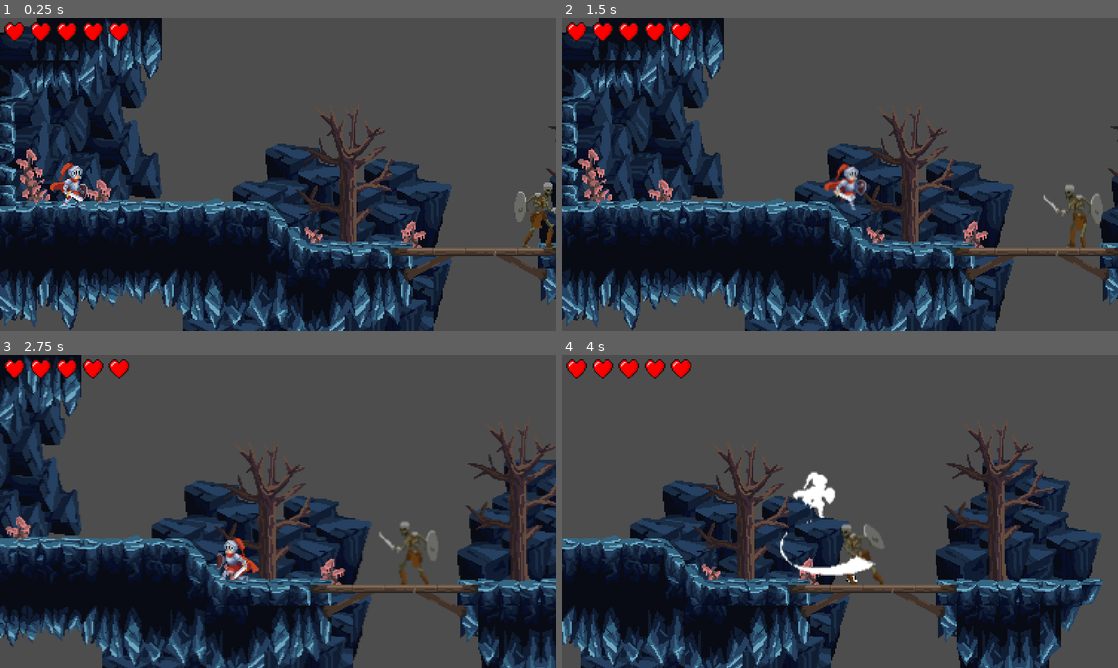
Above: before the commit, frames 1-4 (two rows, left to right).
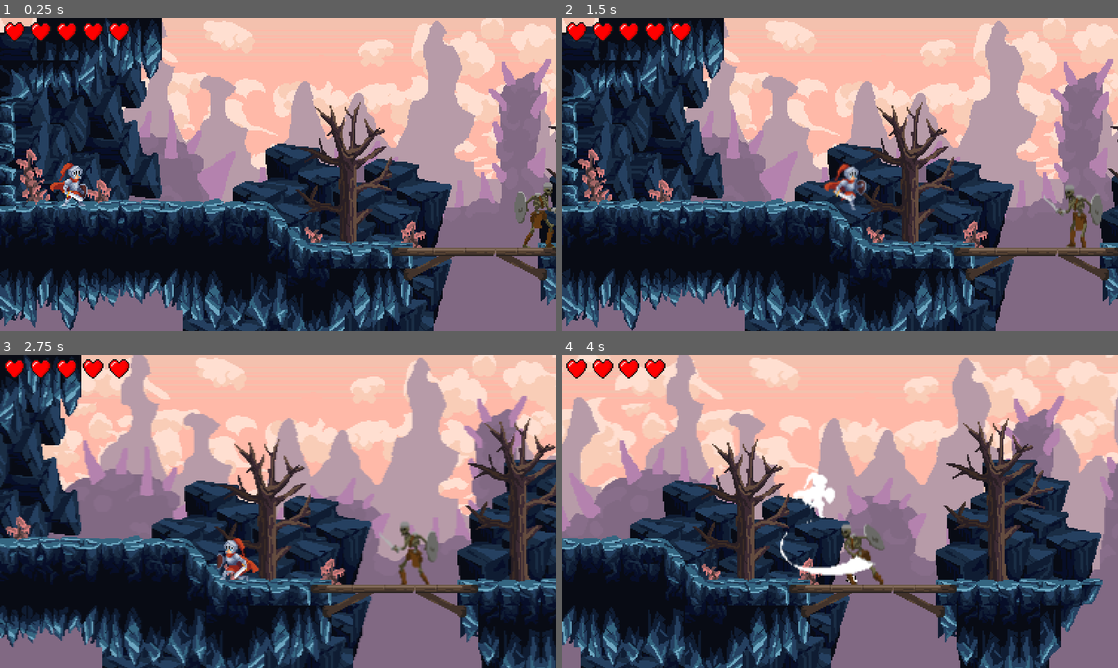
Above: after the commit, the same moments.

Repository: PITT1/Platform-game
Game: Godot game, scene res://world.tscn
Same seed, same stepped clock (60 frames per second), same inputs: the game is played once before the commit and once after it.
Inputs:
- Up to frame 1 (0.25 s): no input
- Up to frame 2 (1.5 s): hold Right (right) from 0.53 s (still down); tap C (atack) at 0.6 s; tap X (jump) at 0.77 s; tap Z (dash) at 1.35 s
- Up to frame 3 (2.75 s): tap X (jump) at 1.52 s; release Right (right) at 2.03 s; hold Left (left) from 2.03 s (still down); hold D (latch) from 2.03 s (still down)
- Up to frame 4 (4 s): release Left (left) at 2.78 s; release D (latch) at 2.78 s; hold Right (right) from 2.78 s (still down); tap Space (roll) at 2.85 s; tap X (jump) at 3.02, 3.77 s; hold A (run) from 3.53 s (still down)

The runs differ from the first frame. In frame 1, 46% of the frame differs, in the area x 0-100%, y 0-100%; in frame 2, 46%; in frame 3, 50%; in frame 4, 57%.

Commit message:
hud de vidas lista

Diff:
--- /dev/null
+++ b/lives_hud.gd
@@ -0,0 +1,26 @@
+extends Control
+@onready var heart: TextureRect = $CanvasLayer/HBoxContainer/TextureRect
+@onready var heartContainer: HBoxContainer = $CanvasLayer/HBoxContainer
+
+var heartsNum
+var heartChange
+
+# Called when the node enters the scene tree for the first time.
+func _ready() -> void:
+	heartsNum = get_parent().get_node("player/CharacterBody2D").lives
+	heartChange = heartsNum
+	for i in range(heartsNum - 1):
+		var new_heart = heart.duplicate()
+		new_heart.name = "Heart_" + str(i)
+		heartContainer.add_child(new_heart)
+
+# Called every frame. 'delta' is the elapsed time since the previous frame.
+func _process(delta: float) -> void:
+	heartChange = get_parent().get_node("player/CharacterBody2D").lives
+	if heartsNum == heartChange:
+		pass
+	else:
+		heartsNum = heartChange
+		var childrens = heartContainer.get_children()
+		heartContainer.remove_child(childrens[heartsNum])
+		print(childrens)
--- a/lives_hud.tscn
+++ b/lives_hud.tscn
@@ -1,12 +1,14 @@
-[gd_scene load_steps=2 format=3 uid="uid://dxftx0pehgckf"]
+[gd_scene load_steps=3 format=3 uid="uid://dxftx0pehgckf"]
 
 [ext_resource type="Texture2D" uid="uid://b4trce0xijr7d" path="res://images/live.png" id="1_3fu7o"]
+[ext_resource type="Script" path="res://lives_hud.gd" id="1_fr78x"]
 
 [node name="lives-HUD" type="Control"]
 layout_mode = 3
 anchors_preset = 0
 pivot_offset = Vector2(4, 12)
 size_flags_horizontal = 8
+script = ExtResource("1_fr78x")
 
 [node name="CanvasLayer" type="CanvasLayer" parent="."]
 
@@ -20,23 +22,3 @@
 texture_filter = 1
 layout_mode = 2
 texture = ExtResource("1_3fu7o")
-
-[node name="TextureRect2" type="TextureRect" parent="CanvasLayer/HBoxContainer"]
-texture_filter = 1
-layout_mode = 2
-texture = ExtResource("1_3fu7o")
-
-[node name="TextureRect3" type="TextureRect" parent="CanvasLayer/HBoxContainer"]
-texture_filter = 1
-layout_mode = 2
-texture = ExtResource("1_3fu7o")
-
-[node name="TextureRect4" type="TextureRect" parent="CanvasLayer/HBoxContainer"]
-texture_filter = 1
-layout_mode = 2
-texture = ExtResource("1_3fu7o")
-
-[node name="TextureRect5" type="TextureRect" parent="CanvasLayer/HBoxContainer"]
-texture_filter = 1
-layout_mode = 2
-texture = ExtResource("1_3fu7o")
--- a/player.tscn
+++ b/player.tscn
@@ -608,7 +608,7 @@
 idle = true
 walk = true
 falling = true
-lives = 3
+lives = 5
 jump_particles = ExtResource("2_lxma3")
 
 [node name="CollisionShape2D" type="CollisionShape2D" parent="CharacterBody2D"]
@@ -617,9 +617,9 @@
 
 [node name="AnimatedSprite2D" type="AnimatedSprite2D" parent="CharacterBody2D"]
 sprite_frames = SubResource("SpriteFrames_qlfpc")
-animation = &"attack3"
-frame = 5
-frame_progress = 1.0
+animation = &"walk"
+frame = 6
+frame_progress = 0.68515
 
 [node name="Camera2D" type="Camera2D" parent="CharacterBody2D"]
 limit_left = 100
--- a/project.godot
+++ b/project.godot
@@ -10,7 +10,7 @@
 
 [application]
 
-config/name="otro juego de prueba"
+config/name="Tiny brave"
 run/main_scene="res://world.tscn"
 config/features=PackedStringArray("4.3", "Mobile")
 config/icon="res://icon.svg"
--- a/world.tscn
+++ b/world.tscn
@@ -1311,7 +1311,6 @@
 position = Vector2(156, 118)
 
 [node name="ParallaxBackground" type="ParallaxBackground" parent="."]
-visible = false
 
 [node name="ParallaxLayer" type="ParallaxLayer" parent="ParallaxBackground"]
 motion_scale = Vector2(0.1, 0.1)
